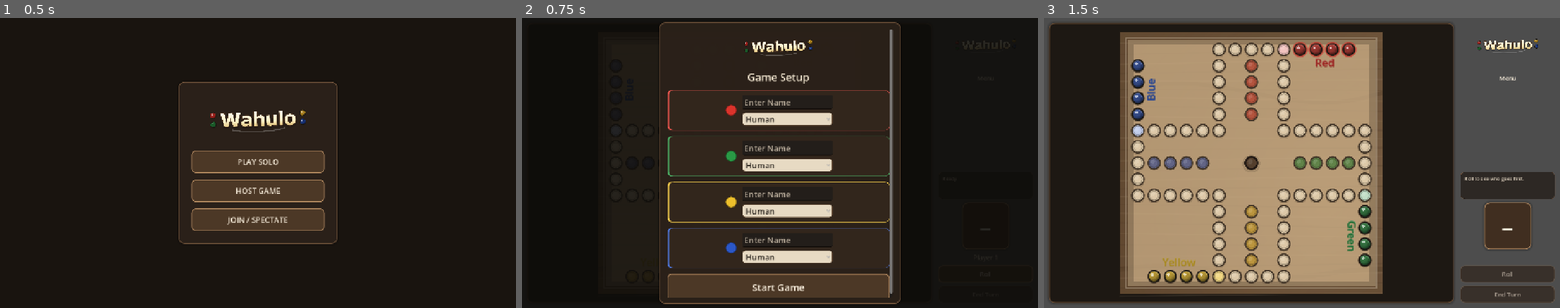
Above: before the commit, frames 1-3 (left to right).
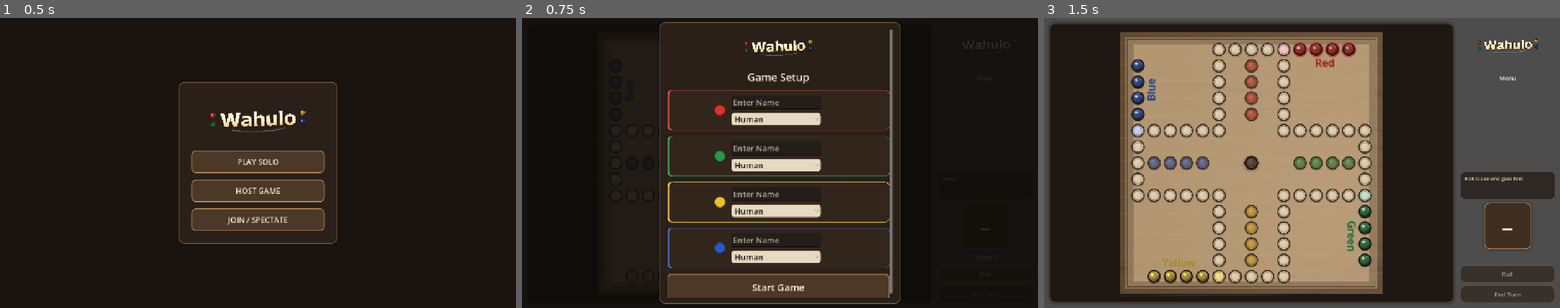
Above: after the commit, the same moments.

Repository: ItsTheMcCoy/wahoo-app
Game: Godot game, scene res://scenes/HomeScreen.tscn
The game is run twice, just before and just after one commit, with the same random seed, the same clock (stepped at 60 frames per second) and the same inputs.
Inputs:
- Up to frame 1 (0.5 s): no input
- Up to frame 2 (0.75 s): click "PLAY SOLO" at 0.5 s
- Up to frame 3 (1.5 s): click "Start Game" at 1.25 s

Frame 1 is identical in both runs. In frame 2, 2.2% of the frame differs, in the area x 37-61%, y 28-85%; in frame 3, nothing differs.

Commit message:
Center name/picker column by counterbalancing dot weight
Add Seat{N}RightSpacer (width = dot_size + header_sep) after each
RightCol. With ALIGNMENT_CENTER on the HBoxContainer, the spacer
mirrors the dot's visual weight on the right side, so the RightCol
(name field + profile picker) lands at the card's horizontal center
rather than the midpoint of the dot+col group.

Co-Authored-By: Claude Sonnet 4.6 <noreply@anthropic.com>

Diff:
--- a/godot/scenes/Main.tscn
+++ b/godot/scenes/Main.tscn
@@ -270,6 +270,10 @@
 custom_minimum_size = Vector2(0, 32)
 theme_override_font_sizes/font_size = 20
 
+[node name="Seat0RightSpacer" type="Control" parent="SetupOverlay/SetupPanel/SetupScroll/SetupContent/PlayerCard0/PlayerCard0Inner"]
+layout_mode = 2
+custom_minimum_size = Vector2(0, 0)
+
 [node name="PlayerCard1" type="PanelContainer" parent="SetupOverlay/SetupPanel/SetupScroll/SetupContent"]
 layout_mode = 2
 size_flags_horizontal = 3
@@ -304,6 +308,10 @@
 custom_minimum_size = Vector2(0, 32)
 theme_override_font_sizes/font_size = 20
 
+[node name="Seat1RightSpacer" type="Control" parent="SetupOverlay/SetupPanel/SetupScroll/SetupContent/PlayerCard1/PlayerCard1Inner"]
+layout_mode = 2
+custom_minimum_size = Vector2(0, 0)
+
 [node name="PlayerCard2" type="PanelContainer" parent="SetupOverlay/SetupPanel/SetupScroll/SetupContent"]
 layout_mode = 2
 size_flags_horizontal = 3
@@ -338,6 +346,10 @@
 custom_minimum_size = Vector2(0, 32)
 theme_override_font_sizes/font_size = 20
 
+[node name="Seat2RightSpacer" type="Control" parent="SetupOverlay/SetupPanel/SetupScroll/SetupContent/PlayerCard2/PlayerCard2Inner"]
+layout_mode = 2
+custom_minimum_size = Vector2(0, 0)
+
 [node name="PlayerCard3" type="PanelContainer" parent="SetupOverlay/SetupPanel/SetupScroll/SetupContent"]
 layout_mode = 2
 size_flags_horizontal = 3
@@ -372,6 +384,10 @@
 custom_minimum_size = Vector2(0, 32)
 theme_override_font_sizes/font_size = 20
 
+[node name="Seat3RightSpacer" type="Control" parent="SetupOverlay/SetupPanel/SetupScroll/SetupContent/PlayerCard3/PlayerCard3Inner"]
+layout_mode = 2
+custom_minimum_size = Vector2(0, 0)
+
 [node name="StartButton" type="Button" parent="SetupOverlay/SetupPanel/SetupScroll/SetupContent"]
 layout_mode = 2
 size_flags_horizontal = 3
--- a/godot/scripts/main.gd
+++ b/godot/scripts/main.gd
@@ -760,6 +760,12 @@
 		$SetupOverlay/SetupPanel/SetupScroll/SetupContent/PlayerCard2,
 		$SetupOverlay/SetupPanel/SetupScroll/SetupContent/PlayerCard3,
 	]
+	var right_spacers := [
+		$SetupOverlay/SetupPanel/SetupScroll/SetupContent/PlayerCard0/PlayerCard0Inner/Seat0RightSpacer,
+		$SetupOverlay/SetupPanel/SetupScroll/SetupContent/PlayerCard1/PlayerCard1Inner/Seat1RightSpacer,
+		$SetupOverlay/SetupPanel/SetupScroll/SetupContent/PlayerCard2/PlayerCard2Inner/Seat2RightSpacer,
+		$SetupOverlay/SetupPanel/SetupScroll/SetupContent/PlayerCard3/PlayerCard3Inner/Seat3RightSpacer,
+	]
 	for i in range(4):
 		dots[i].custom_minimum_size = Vector2(dot_size, dot_size)
 		card_inners[i].add_theme_constant_override("separation", header_sep)
@@ -767,6 +773,9 @@
 		var cs := player_cards[i].get_theme_stylebox("panel") as StyleBoxFlat
 		if cs != null:
 			cs.content_margin_left = left_pad
+		# Mirror the dot+gap weight on the right so ALIGNMENT_CENTER places the
+		# name/picker column — not the dot+column group — at the card's center.
+		right_spacers[i].custom_minimum_size = Vector2(dot_size + header_sep, 0)
 
 	for opt in _seat_options():
 		opt.custom_minimum_size = Vector2(name_w, option_height)
Not shown, changed: godot/build/web/index.html
Not shown, changed: godot/build/web/index.pck
